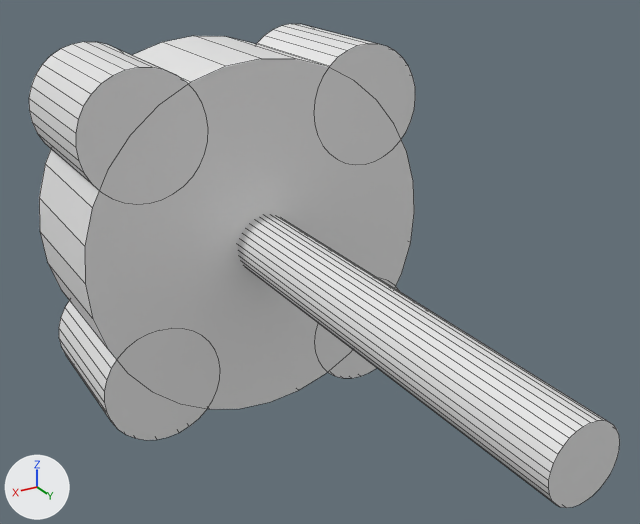
A saved change to the Blender file Assets/Models/motor.blend.
The view is the same before and after, from a camera (50 mm lens) standing at (2.46, 4.23, 2.18) and looking at (0.05, 0.21, 0.17). Arrows for +X, +Y and +Z are at lower left; the lights stay in place. Mesh edges are drawn as thin lines.

Names of what the first picture shows: '柱体', '柱体.001', '柱体.002', '柱体.003', '柱体.004', '柱体.005'.
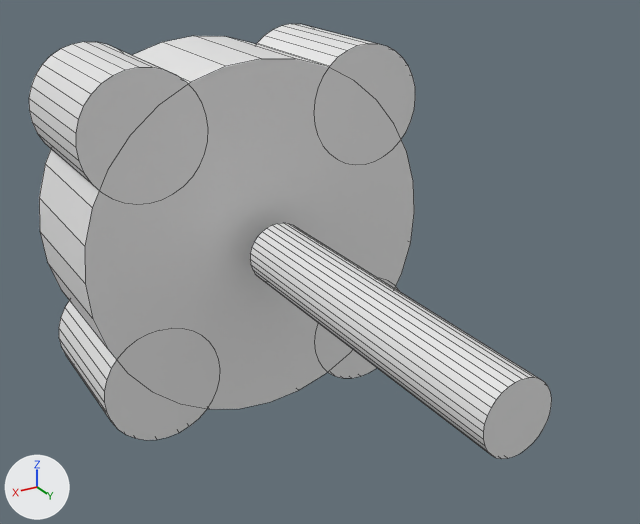
Where the change shows, as pixel boxes (x1, y1, x2, y2) in the pictures (640 x 524 px):
'柱体', rescaled (21% narrower, 19% shorter)
    before: (238, 215, 620, 508)
    after: (250, 223, 552, 459)

Diff of the bpy script that builds the scene:
```diff
--- a/Assets/Models/motor.blend.py
+++ b/Assets/Models/motor.blend.py
@@ ob_柱体 @@
 ob_柱体.rotation_euler = (1.571, 0.0, 0.0)  # degrees (90, 0, 0)
-ob_柱体.scale = (0.2, 0.2, 1.5)
+ob_柱体.scale = (0.2, 0.2, 1.11)
```
